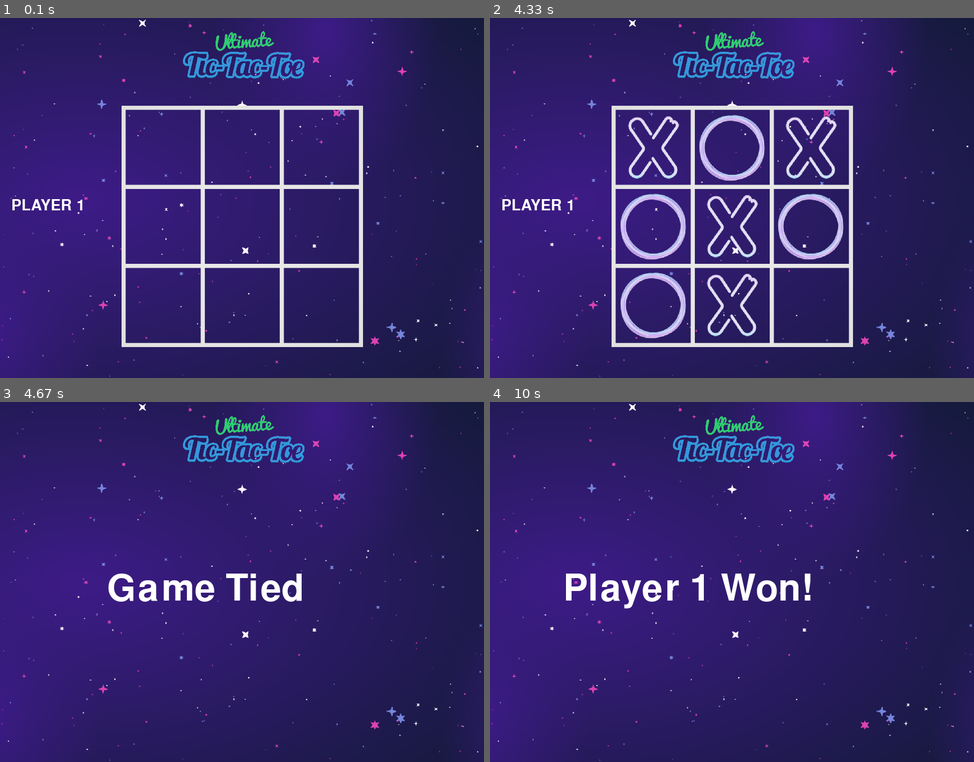
Above: before the commit, frames 1-4 (two rows, left to right).
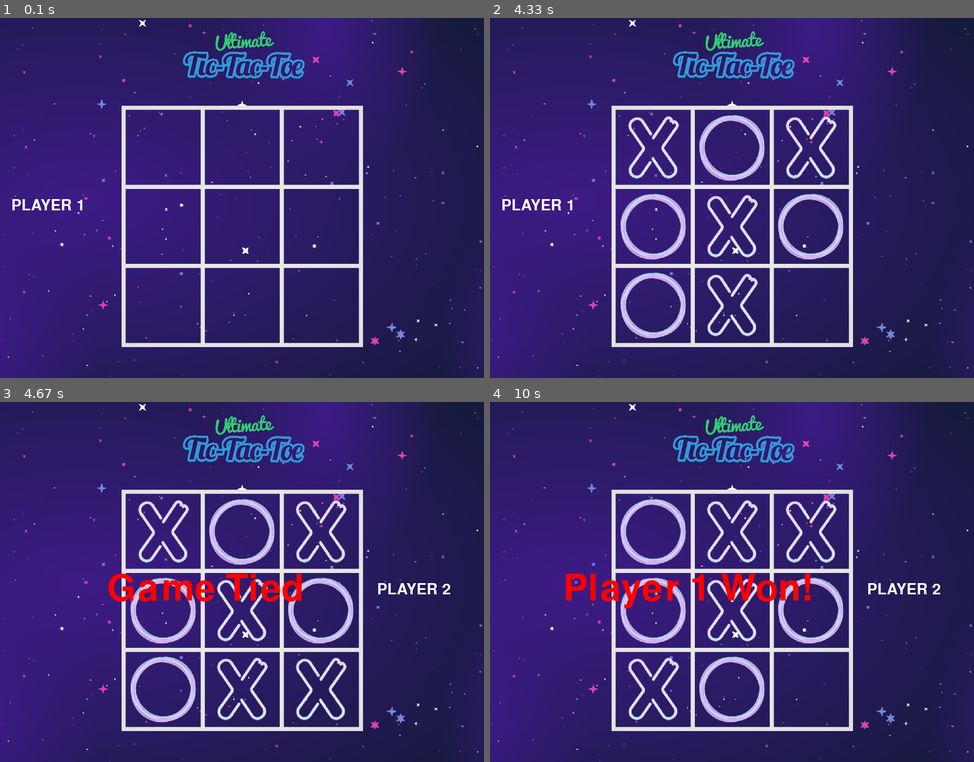
Above: after the commit, the same moments.

Repository: FrostyCake47/pygame
Game: pygame game, started from main.py
Two runs of this game, one before a commit and one after it. Both use one fixed random seed, a clock stepped at 60 frames per second and the inputs below.
Inputs (mouse positions are in pixels of both pictures, inside the frame that each line leads up to):
- Up to frame 1 (0.1 s): no input
- Up to frame 2 (4.33 s): click (732, 198) at 0.38 s; click (615, 201) at 0.72 s; click (649, 144) at 1.05 s; click (790, 230) at 1.38 s; click (707, 291) at 2.22 s; click (717, 136) at 2.55 s; click (828, 169) at 2.88 s; click (649, 302) at 3.22 s
- Up to frame 3 (4.67 s): click (319, 686) at 4.55 s
- Up to frame 4 (10 s): click (640, 495) at 7.05 s; click (620, 704) at 7.38 s; click (635, 636) at 7.72 s; click (765, 524) at 8.05 s; click (751, 679) at 8.38 s; click (809, 528) at 9.05 s; click (799, 603) at 9.38 s; click (727, 646) at 9.72 s

Frames 1-2 are identical in both runs. In frame 3, 11% of the frame differs, in the area x 22-94%, y 24-92%; in frame 4, 11%.

Commit message:
improved

Diff:
--- a/main.py
+++ b/main.py
@@ -1,5 +1,6 @@
 import pygame
 import os
+from pygame import mixer
 
 pygame.font.init()
 pygame.mixer.init()
@@ -170,18 +171,14 @@
 
 
         if win == "Game Tied!":
-            draw_win = WINNER_FONT.render("Game Tied", 1, WHITE)
-            WIN.blit(BG_IMG, (0, 0))
-            WIN.blit(LOGO, (WIDTH//2 - 274/2, 20))
+            draw_win = WINNER_FONT.render("Game Tied", 1, RED)
             WIN.blit(draw_win, (WIDTH//2 - 240, HEIGHT//2 - 20))
             pygame.display.update()
             pygame.time.delay(2000)
             main(user)
 
         if win == "Player 1 Won!":
-            draw_win = WINNER_FONT.render("Player 1 Won!", 1, WHITE)
-            WIN.blit(BG_IMG, (0, 0))
-            WIN.blit(LOGO, (WIDTH//2 - 274/2, 20))
+            draw_win = WINNER_FONT.render("Player 1 Won!", 1, RED)
             WIN.blit(draw_win, (WIDTH//2 - 300, HEIGHT//2- 20))
             pygame.display.update()
             pygame.time.delay(2000)
@@ -189,9 +186,7 @@
 
 
         if win == "Player 2 Won!":
-            draw_win = WINNER_FONT.render("Player 2 Won!", 1, WHITE)
-            WIN.blit(BG_IMG, (0, 0))
-            WIN.blit(LOGO, (WIDTH//2 - 274/2, 20))
+            draw_win = WINNER_FONT.render("Player 2 Won!", 1, RED)
             WIN.blit(draw_win, (WIDTH//2 - 300, HEIGHT//2 - 20))
             pygame.display.update()
             pygame.time.delay(2000)
